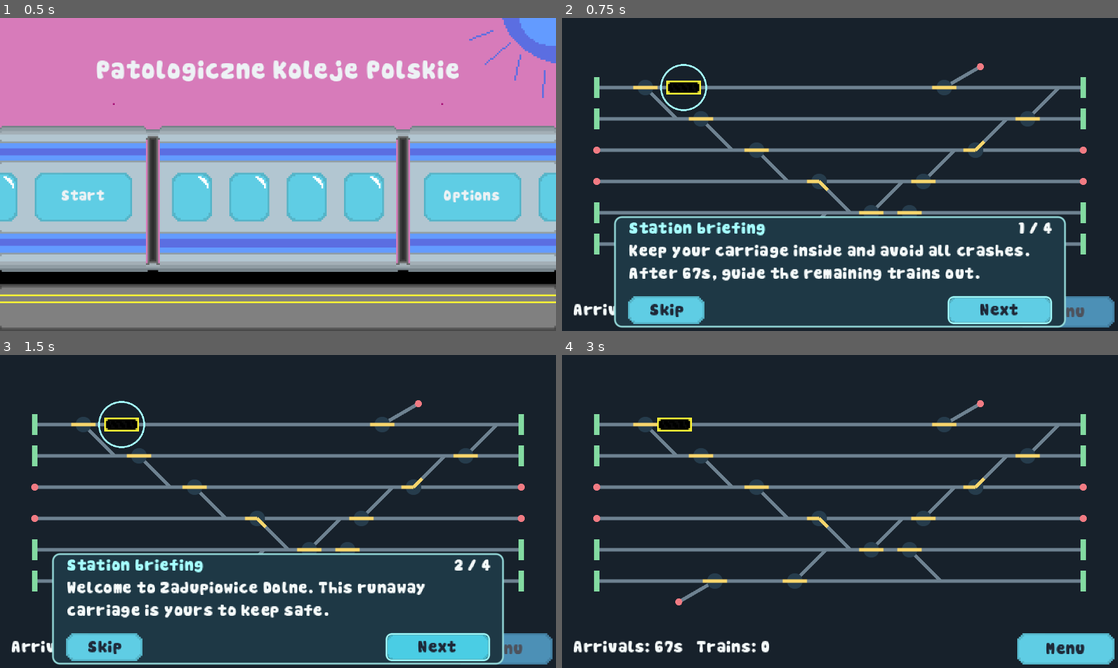
Above: before the commit, frames 1-4 (two rows, left to right).
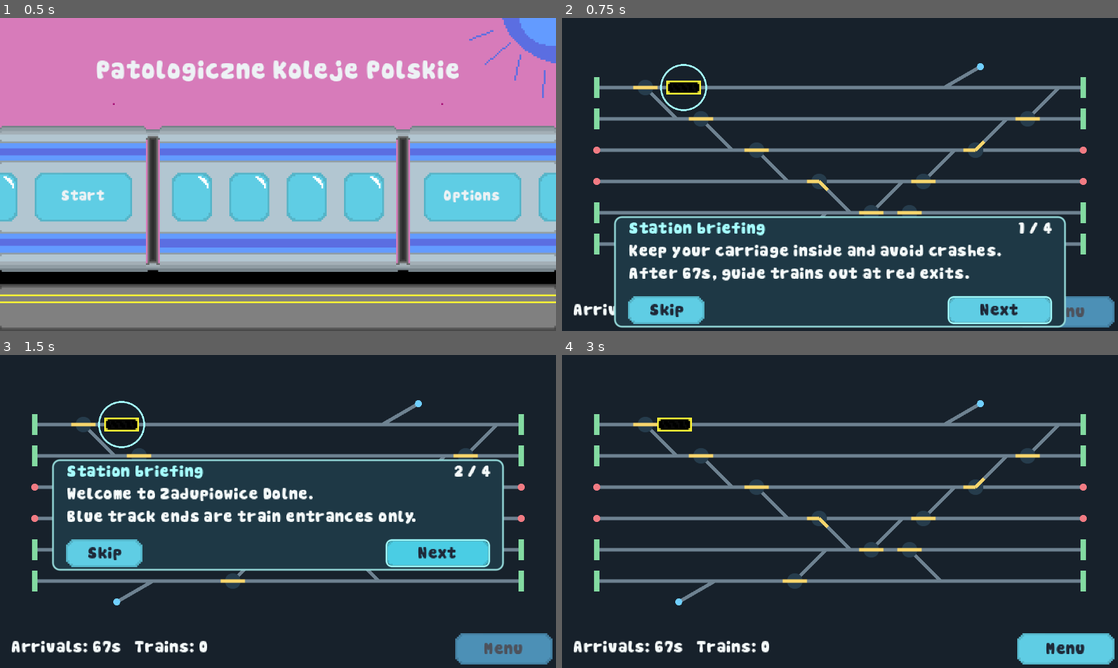
Above: after the commit, the same moments.

Repository: goteusz-maszyk/gierka-dzamik-haven
Game: Godot game, scene res://scene/main_menu.tscn
The game is run twice, just before and just after one commit, with the same random seed, the same clock (stepped at 60 frames per second) and the same inputs. Sound files missing from this copy of the repository are replaced by a short silence.
Inputs:
- Up to frame 1 (0.5 s): no input
- Up to frame 2 (0.75 s): click "Start" at 0.5 s
- Up to frame 3 (1.5 s): click "Next" at 1.25 s
- Up to frame 4 (3 s): click "Next" at 2 s; click "Skip" at 2.75 s

Frame 1 is identical in both runs. In frame 2, 1.3% of the frame differs, in the area x 39-85%, y 14-84%; in frame 3, 51%, in the area x 9-91%, y 14-100%; in frame 4, 0.3%.

Commit message:
Make side approaches entry only

Diff:
--- a/config/cart_prototype.json
+++ b/config/cart_prototype.json
@@ -42,10 +42,10 @@
 	["lower_left_approach_exit", "T6_88"]
   ],
   "buffers": ["T1_left", "T1_right", "T2_left", "T2_right", "T5_left", "T5_right", "T6_left", "T6_right"],
-  "exits": ["T3_left", "T3_right", "T4_left", "T4_right", "upper_right_approach_exit", "lower_left_approach_exit"],
+  "entries": ["T3_left", "T3_right", "T4_left", "T4_right", "upper_right_approach_exit", "lower_left_approach_exit"],
+  "exits": ["T3_left", "T3_right", "T4_left", "T4_right"],
   "switches": {
 	"T1_52": {"ports": ["T1_left", "T1_220", "T2_72"], "initial": 0},
-	"T1_220": {"ports": ["T1_52", "T1_122", "upper_right_approach_exit"], "initial": 0},
 	"T2_52": {"ports": ["T2_72", "T2_122", "T3_72"], "initial": 0},
 	"T2_102": {"ports": ["T2_122", "T2_right", "T1_122"], "initial": 0},
 	"T3_52": {"ports": ["T3_72", "T3_122", "T4_72"], "initial": 0},
@@ -54,10 +54,10 @@
 	"T4_102": {"ports": ["T4_122", "T4_right", "T3_122"], "initial": 0},
 	"T5_52": {"ports": ["T5_102", "T5_right", "T6_left_switch"], "initial": 0},
 	"T5_102": {"ports": ["T5_72", "T5_52", "T4_122"], "initial": 0},
-	"T6_88": {"ports": ["T6_right_switch", "T6_left", "lower_left_approach_exit"], "initial": 0},
 	"T6_right_switch": {"ports": ["T6_88", "T6_left_switch", "T5_122"], "initial": 0}
   },
   "merges": {
+	"T1_220": {"ports": ["T1_52", "T1_122", "upper_right_approach_exit"]},
 	"T1_122": {"ports": ["T1_right", "T1_220", "T2_102"]},
 	"T2_72": {"ports": ["T2_52", "T2_left", "T1_52"]},
 	"T2_122": {"ports": ["T2_102", "T2_52", "T3_102"]},
@@ -67,7 +67,8 @@
 	"T4_122": {"ports": ["T4_102", "T4_52", "T5_102"]},
 	"T5_72": {"ports": ["T5_102", "T5_122", "T4_52"]},
 	"T5_122": {"ports": ["T5_72", "T5_left", "T6_right_switch"]},
-	"T6_left_switch": {"ports": ["T6_right", "T6_right_switch", "T5_52"]}
+	"T6_left_switch": {"ports": ["T6_right", "T6_right_switch", "T5_52"]},
+	"T6_88": {"ports": ["T6_right_switch", "T6_left", "lower_left_approach_exit"]}
   },
   "starts": [
 	{"from": "T1_220", "to": "T1_52", "progress": 150},
@@ -78,7 +79,7 @@
   "visual": {
 	"background": "17212b", "track": "6e8291", "route": "f7d66d",
 	"switch": "263c4c", "locked": "ef8d57", "buffer": "83dba1",
-	"exit": "f17b83",
+	"exit": "f17b83", "entry_only": "70cfff",
 	"track_width": 2.0, "route_width": 2.0,
 	"switch_radius": 4.5, "click_radius": 8.0,
 	"route_arm": 7.0, "buffer_half_width": 6.0,
--- a/config/cart_test_cases.json
+++ b/config/cart_test_cases.json
@@ -11,9 +11,9 @@
   "approach_angle_degrees": 30,
   "approaches": [
     {"exit": "upper_right_approach_exit", "junction": "T1_220", "position": [240.784609691, 28], "junction_position": [220, 40], "row": 0, "side": 1,
-      "reachable_exits": ["lower_left_approach_exit", "T3_right", "T4_right"], "unreachable_exits": ["T3_left", "T4_left"]},
+      "reachable_exits": ["T3_right", "T4_right"], "unreachable_exits": ["T3_left", "T4_left"]},
     {"exit": "lower_left_approach_exit", "junction": "T6_88", "position": [67.215390309, 142], "junction_position": [88, 130], "row": 5, "side": -1,
-      "reachable_exits": ["upper_right_approach_exit", "T3_right", "T4_right"], "unreachable_exits": ["T3_left", "T4_left"]}
+      "reachable_exits": ["T3_right", "T4_right"], "unreachable_exits": ["T3_left", "T4_left"]}
   ],
   "main_through_paths": [
     ["T3_right", "T3_102", "T3_122", "T3_52", "T3_72", "T3_left"],
@@ -22,12 +22,12 @@
   "main_indices": [2, 3],
   "siding_count": 4,
   "buffer_count": 8,
-  "exit_count": 6,
+  "exit_count": 4,
   "total_track_count": 8,
-  "switch_count": 12,
-  "merge_count": 10,
-  "active_route_count": 72,
-  "merge_route_count": 30,
+  "switch_count": 10,
+  "merge_count": 12,
+  "active_route_count": 60,
+  "merge_route_count": 36,
   "removed_nodes": {"upper_left_approach_exit": [83.215390309, 28], "lower_right_approach_exit": [260.784609691, 142], "T1_104": [104, 40], "T6_240": [240, 130]},
   "merged_segments": [["T1_52", "T1_220"], ["T6_right_switch", "T6_left_switch"]],
   "crossover_groups": [
@@ -44,7 +44,6 @@
   "buffer_circuit": ["T1_left", "T1_52", "T2_72", "T2_52", "T3_72", "T3_52", "T4_72", "T4_52", "T5_72", "T5_102", "T5_5 …(279 unchanged characters)…
   "routes": {
     "T1_52": {"T1_left": ["T1_220", "T2_72"], "T1_220": ["T1_left", "T1_left"], "T2_72": ["T1_left", "T1_left"]},
-    "T1_220": {"T1_52": ["T1_122", "upper_right_approach_exit"], "T1_122": ["T1_52", "T1_52"], "upper_right_approach_exit": ["T1_52", "T1_52"]},
     "T2_52": {"T2_72": ["T2_122", "T3_72"], "T2_122": ["T2_72", "T2_72"], "T3_72": ["T2_72", "T2_72"]},
     "T2_102": {"T2_122": ["T2_right", "T1_122"], "T2_right": ["T2_122", "T2_122"], "T1_122": ["T2_122", "T2_122"]},
     "T3_52": {"T3_72": ["T3_122", "T4_72"], "T3_122": ["T3_72", "T3_72"], "T4_72": ["T3_72", "T3_72"]},
@@ -53,10 +52,11 @@
     "T4_102": {"T4_122": ["T4_right", "T3_122"], "T4_right": ["T4_122", "T4_122"], "T3_122": ["T4_122", "T4_122"]},
     "T5_52": {"T5_102": ["T5_right", "T6_left_switch"], "T5_right": ["T5_102", "T5_102"], "T6_left_switch": ["T5_102", "T5_102"]},
     "T5_102": {"T5_72": ["T5_52", "T4_122"], "T5_52": ["T5_72", "T5_72"], "T4_122": ["T5_72", "T5_72"]},
-    "T6_88": {"T6_right_switch": ["T6_left", "lower_left_approach_exit"], "T6_left": ["T6_right_switch", "T6_right_switch"], "lower_left_approach_exit": ["T6_right_switch", "T6_right_switch"]},
     "T6_right_switch": {"T6_88": ["T6_left_switch", "T5_122"], "T6_left_switch": ["T6_88", "T6_88"], "T5_122": ["T6_88", "T6_88"]}
   },
   "merge_routes": {
+    "T1_220": {"T1_52": "T1_122", "T1_122": "T1_52", "upper_right_approach_exit": "T1_52"},
+    "T6_88": {"T6_right_switch": "T6_left", "T6_left": "T6_right_switch", "lower_left_approach_exit": "T6_right_switch"},
     "T1_122": {"T1_right": "T1_220", "T1_220": "T1_right", "T2_102": "T1_right"},
     "T2_72": {"T2_52": "T2_left", "T2_left": "T2_52", "T1_52": "T2_52"},
     "T2_122": {"T2_102": "T2_52", "T2_52": "T2_102", "T3_102": "T2_102"},
--- a/config/traffic_test_cases.json
+++ b/config/traffic_test_cases.json
@@ -13,6 +13,7 @@
     "edges": [["L", "R"], ["C", "J"], ["J", "D"], ["J", "B"]],
     "tracks": [],
     "buffers": ["C", "D", "B"],
+    "entries": ["L", "R"],
     "exits": ["L", "R"],
     "switches": {"J": {"ports": ["C", "D", "B"], "initial": 0}},
     "merges": {},
@@ -22,7 +23,7 @@
   "catch_up": {"from": "T2_52", "to": "T2_122", "leader_progress": 70.0, "follower_progress": 20.0, "leader_speed": 10.0, "follower_speed": 40.0},
   "junction": {"id": "T3_72", "a": "T3_left", "b": "T2_52", "distance": 25.0},
   "rotation": {"from": "T2_52", "node": "T3_72", "blocker_from": "T3_52", "blocker_to": "T3_122", "blocker_progress": 14.0, "gap": 0.01},
-  "warning_rotation": {"from": "T1_52", "node": "T1_220", "entry": "upper_right_approach_exit", "incoming_distance": 26.0, "small_step": 0.0078125},
+  "warning_rotation": {"from": "T1_52", "node": "T1_220", "entry": "upper_right_approach_exit", "approach_length": 31.95, "incoming_distance": 26.0, "small_step": 0.0078125},
   "lock": {"id": "T2_52", "from": "T2_72", "to": "T2_122", "rear_short": 2.0, "rear_long": 12.0},
   "busy_entry": "T3_left",
   "busy_progress": 5.0,
--- a/config/tutorial.tscn
+++ b/config/tutorial.tscn
@@ -50,7 +50,7 @@
 grow_vertical = 2
 mouse_filter = 2
 theme_override_font_sizes/font_size = 9
-text = "Keep your carriage inside and avoid all crashes. After {duration}s, guide the remaining trains out."
+text = "Keep your carriage inside and avoid crashes. After {duration}s, guide trains out at red exits."
 autowrap_mode = 2
 metadata/highlight = "cart"
 metadata/action = "next"
@@ -65,10 +65,11 @@
 grow_vertical = 2
 mouse_filter = 2
 theme_override_font_sizes/font_size = 9
-text = "Welcome to Zadupiowice Dolne. This runaway carriage is yours to keep safe."
+text = "Welcome to Zadupiowice Dolne.\nBlue track ends are train entrances only."
 autowrap_mode = 2
 metadata/highlight = "cart"
 metadata/action = "next"
+metadata/panel_offset_y = -54.0
 
 [node name="Bumpers" type="Label" parent="Panel/Pages"]
 visible = false
--- a/scripts/game.gd
+++ b/scripts/game.gd
@@ -268,6 +268,9 @@
 		draw_line(center - arm, center + arm, Color(v.buffer), v.buffer_width)
 	for id in config.exits:
 		draw_circle(simulation.point(id), v.exit_radius, Color(v.exit))
+	for id in config.entries:
+		if id not in config.exits:
+			draw_circle(simulation.point(id), v.exit_radius, Color(v.entry_only))
 	for id in simulation.switches:
 		var center: Vector2 = simulation.point(id)
 		var color := Color(v.locked if traffic.is_locked(id) else v.switch)
--- a/scripts/traffic_simulation.gd
+++ b/scripts/traffic_simulation.gd
@@ -483,7 +483,7 @@
 		var prefer_threat: bool = reserved_total == 0 or reserved_threats < config.pressure_target_fraction * reserved_total
 		var weights: Array[float] = []
 		var total := 0.0
-		for entry in cart.config.exits:
+		for entry in cart.config.get("entries", cart.config.exits):
 			var pending := false
 			for warning in warnings:
 				if warning.entry == entry:
--- a/scripts/tutorial.gd
+++ b/scripts/tutorial.gd
@@ -16,6 +16,7 @@
 @onready var progress_format: String = progress.text
 @onready var next_text: String = next_button.text
 @onready var goal_format: String = $Panel/Pages/Goal.text
+@onready var panel_top: float = $Panel.position.y
 
 
 func begin(game_scene) -> void:
@@ -90,6 +91,7 @@
 func _show_page() -> void:
 	for index in range(pages.size()):
 		pages[index].visible = index == step
+	$Panel.position.y = panel_top + float(pages[step].get_meta("panel_offset_y", 0.0))
 	var action: String = pages[step].get_meta("action")
 	var can_advance := action != "switch" and not _demo_running
 	next_button.visible = can_advance
--- a/tests/cart_prototype_test.gd
+++ b/tests/cart_prototype_test.gd
@@ -54,11 +54,11 @@
 	var config: Dictionary = sim.config
 	check(config.tracks.size() == cases.track_y.size(), "Exactly six full-length tracks")
 	check(config.buffers.size() == int(cases.buffer_count), "Eight buffers")
-	check(config.exits.size() == int(cases.exit_count), "Six open exits")
+	check(config.exits.size() == int(cases.exit_count), "Four main-track exits")
 	check(config.approach_tracks.size() == cases.approaches.size(), "Two approach tracks")
 	check(config.tracks.size() + config.approach_tracks.size() == int(cases.total_track_count), "Eight total tracks")
-	check(config.switches.size() == int(cases.switch_count), "Twelve active switches")
-	check(config.merges.size() == int(cases.merge_count), "Ten passive merges")
+	check(config.switches.size() == int(cases.switch_count), "Ten active switches")
+	check(config.merges.size() == int(cases.merge_count), "Twelve passive merges")
 	check(sim.switches.size() == config.switches.size(), "Runtime state contains only active switches")
 	sim.restart(0)
 	for id in config.switches:
@@ -107,13 +107,14 @@
 				check(sim.route(id, nodes[i - 1]) == nodes[i + 1], "Straight route continues rightward")
 				check(sim.route(id, nodes[i + 1]) == nodes[i - 1], "Straight route continues leftward")
 	check(siding_count == int(cases.siding_count), "Four complete sidings")
+	var expected_entries := expected_exits.duplicate()
 	for index in range(config.approach_tracks.size()):
 		var approach: Dictionary = config.approach_tracks[index]
 		var expected: Dictionary = cases.approaches[index]
 		check(approach.kind == "approach" and approach.nodes == [expected.exit, expected.junction], "Explicit named angled approach")
 		var end: String = approach.nodes[0]
 		var junction: String = approach.nodes[1]
-		expected_exits.append(end)
+		expected_entries.append(end)
 		covered[end] = true
 		check(sim.point(end).distance_to(Vector2(expected.position[0], expected.position[1])) < cases.epsilon, "Approach exit position: " + end)
 		check(sim.point(junction).distance_to(Vector2(expected.junction_position[0], expected.junction_position[1])) < cases.epsilon, "Approach junction position: " + junction)
@@ -128,13 +129,17 @@
 	expected_exits.sort()
 	var actual_buffers: Array = config.buffers.duplicate()
 	var actual_exits: Array = config.exits.duplicate()
+	var actual_entries: Array = config.entries.duplicate()
 	actual_buffers.sort()
 	actual_exits.sort()
 	check(actual_buffers == expected_buffers, "Both ends of each siding buffered, and no others")
-	check(actual_exits == expected_exits, "Only main and approach ends are open")
+	check(actual_exits == expected_exits, "Only main-track ends are exits")
+	expected_entries.sort()
+	actual_entries.sort()
+	check(actual_entries == expected_entries, "Main and approach ends accept arrivals")
 	for id in config.nodes:
 		var adjacent := neighbors(config, id)
-		if id in config.buffers or id in config.exits:
+		if id in config.buffers or id in config.entries:
 			check(adjacent.size() == 1 and not config.switches.has(id) and not config.merges.has(id), "Terminal has exactly one neighbor and no routing metadata")
 		else:
 			check(adjacent.size() == 3 and config.switches.has(id) != config.merges.has(id), "Every junction has exactly one routing kind")
@@ -244,7 +249,7 @@
 		elif sim.config.merges.has(current):
 			check(cases.merge_routes[current][path[i - 1]] == next, "Fixed merge permits path at " + current)
 		var incoming: Vector2 = sim.heading()
-		var distance: float = sim.edge_length() - sim.progress
+		var distance: float = sim.distance_to_event()
 		var duration: float = (distance + cases.epsilon) / sim.config.speed
 		sim.advance(duration)
 		if small != null:
@@ -280,10 +285,11 @@
 	for approach in cases.approaches:
 		var classified: Array = approach.reachable_exits + approach.unreachable_exits
 		var other_exits: Array = sim.config.exits.duplicate()
-		other_exits.erase(approach.exit)
 		classified.sort()
 		other_exits.sort()
-		check(classified == other_exits, "Reachability fixtures classify every other exit exactly once: " + approach.exit)
+		check(classified == other_exits, "Reachability fixtures classify every exit exactly once: " + approach.exit)
+		for destination in cases.approaches:
+			check(find_path(sim, [approach.exit, approach.junction], destination.exit).is_empty(), "Neither approach is reachable outbound")
 		for target in approach.reachable_exits:
 			var path := find_path(sim, [approach.exit, approach.junction], target)
 			check(not path.is_empty(), "Approach reaches declared exit: %s -> %s" % [approach.exit, target])
@@ -484,14 +490,15 @@
 				check(not sim.is_locked(id), "Rear releases: " + id)
 				check(sim.toggle(id), "Can switch after clearing: " + id)
 				sim.switches[id] = setting
-	check(active_routes == int(cases.active_route_count), "Exactly 72 active route cases")
+	check(active_routes == int(cases.active_route_count), "All active routes covered")
 	check(cases.merge_routes.size() == config.merges.size(), "Independent fixed fixtures cover every merge")
 	var merge_routes := 0
 	for id in config.merges:
 		var ports: Array = config.merges[id].ports
 		check(config.merges[id].keys() == ["ports"], "Passive metadata has ports only: " + id)
 		check(cases.merge_routes[id].size() == ports.size(), "Three fixed entry fixtures: " + id)
-		check(sim.point(ports[0]).x > sim.point(id).x and sim.point(ports[1]).x < sim.point(id).x and sim.point(ports[2]).x < sim.point(id).x, "Passive stem right, straight and branch left: " + id)
+		var stem_side := signf(sim.point(ports[0]).x - sim.point(id).x)
+		check(stem_side != 0.0 and signf(sim.point(ports[1]).x - sim.point(id).x) == -stem_side and signf(sim.point(ports[2]).x - sim.point(id).x) == -stem_side, "Passive stem opposite straight and branch: " + id)
 		for incoming in cases.merge_routes[id]:
 			merge_routes += 1
 			sim.restart(0)
@@ -506,18 +513,17 @@
 			check(incoming_heading.dot(sim.heading()) > 0.0 and incoming_heading.x * sim.heading().x > 0.0, "Passive traversal preserves forward horizontal heading: " + id)
 			check(not sim.is_locked(id) and not sim.rear_locks.has(id) and not sim.toggle(id), "Passive rear contact never creates lock or accepts toggle: " + id)
 			check(sim.switches == before and not sim.switches.has(id), "Passive routing adds no selectable state: " + id)
-	check(merge_routes == int(cases.merge_route_count), "Exactly 30 fixed merge route cases")
+	check(merge_routes == int(cases.merge_route_count), "All fixed merge routes covered")
 	# All eight buffers reflect, including the four not used by starts.
 	for buffer in config.buffers:
 		var neighbor: String = neighbors(config, buffer)[0]
 		sim.restart()
 		place(sim, neighbor, buffer, 0.0)
 		var incoming_heading: Vector2 = sim.heading()
-		var distance: float = sim.edge_length()
-		sim.advance((distance + half) / speed)
+		sim.advance_distance(sim.distance_to_event())
 		check(sim.from_node == buffer and sim.to_node == neighbor, "Buffer reverses direction: " + buffer)
 		check(near(incoming_heading.dot(sim.heading()), -1.0), "Buffer exactly reverses heading: " + buffer)
-		check(near(sim.progress, half), "Buffer carries leftover distance: " + buffer)
+		check(near(sim.progress, half), "Buffer reflects at front contact: " + buffer)
 		check(sim.rear_locks.is_empty(), "Buffer does not leave a stale rear lock: " + buffer)
 		check(sim.is_locked(neighbor) == (config.switches.has(neighbor) and sim.edge_length() - sim.progress <= half), "Buffer return locks only active switch on front contact: " + buffer)
 	# Starts cover exactly the four distinct sidings with production initial routing.
@@ -590,7 +596,7 @@
 		var extent: Vector2
 		if id in config.buffers:
 			extent = Vector2(visual.buffer_width / 2.0, visual.buffer_half_width + visual.buffer_width / 2.0)
-		elif id in config.exits:
+		elif id in config.entries:
 			extent = Vector2.ONE * float(visual.exit_radius)
 		else:
 			extent = Vector2.ONE * maxf(visual.click_radius, maxf(visual.switch_radius, visual.route_arm + visual.route_width / 2.0))
--- a/tests/production_round_test.gd
+++ b/tests/production_round_test.gd
@@ -96,7 +96,7 @@
 		check(r.warnings.size() <= int(data.expected.max_warnings), label + " pending warning limit")
 		counts.max_pending = maxi(counts.get("max_pending", 0), r.warnings.size())
 		for warning in r.warnings:
-			check(warning.entry in r.cart.config.exits, label + " warning uses real entry")
+			check(warning.entry in r.cart.config.entries, label + " warning uses real entry")
 			check(warning.entry not in entries, label + " distinct pending entries")
 			entries.append(warning.entry)
 			check(warning.check_at >= warning.spawn_at, label + " independent retry deadline")
@@ -170,7 +170,7 @@
 	var production = Traffic.new()
 	for key in data.expected:
 		check(production.config[key] == data.expected[key], "Production setting: " + key)
-	check(production.cart.config.exits.size() == 6, "All six real entries available")
+	check(production.cart.config.entries.size() == 6, "All six real entries available")
 	check(production.cart.config.starts.size() == 4, "All four production starts covered")
 	check(data.bulk_delta > production.config.round_duration, "Bulk delta exceeds entire round")
 	check(data.small_step < production.config.retry_interval, "Observation step resolves retry cadence")
--- a/tests/spawn_safety_test.gd
+++ b/tests/spawn_safety_test.gd
@@ -118,7 +118,7 @@
 	sim.config.train.cart_length = geometry.geometry_train_length
 	train_at(sim, rotation.from, rotation.node, 0.0, sim.config.train.speed)
 	train_at(sim, rotation.blocker_from, rotation.blocker_to, rotation.blocker_progress, 0.0)
-	check("lower_left_approach_exit" in sim.cart.config.exits, "Rotation forecast uses a real remote entry")
+	check("lower_left_approach_exit" in sim.cart.config.entries, "Rotation forecast uses a real remote entry")
 	check(not sim._entry_safe("lower_left_approach_exit", sim.config.warning_duration), "Forecast catches node-rotation tangency in existing traffic")
 	sim = Traffic.new()
 	sim.config.spawning_enabled = false
--- a/tests/traffic_test.gd
+++ b/tests/traffic_test.gd
@@ -95,18 +95,18 @@
 	var seen := {}
 	var removed: Dictionary = JSON.parse_string(FileAccess.get_file_as_string("res://config/cart_test_cases.json")).removed_nodes
 	var eligible := []
-	for entry in sim.cart.config.exits:
+	for entry in sim.cart.config.entries:
 		if sim._entry_safe(entry, sim.config.warning_duration):
 			eligible.append(entry)
 	for id in removed:
-		check(id not in eligible and id not in sim.cart.config.exits, "Removed node is not spawn eligible: " + id)
+		check(id not in eligible and id not in sim.cart.config.entries, "Removed node is not spawn eligible: " + id)
 	for draw in range(int(cases.random_draws)):
 		sim.restart()
 		sim.advance(first)
 		check(not removed.has(sim.warnings[0].entry), "Warning never selects a removed entry")
 		seen[sim.warnings[0].entry] = true
-	check(seen.size() == sim.cart.config.exits.size(), "Uniform entry selection reaches all six exits")
-	for entry in sim.cart.config.exits:
+	check(seen.size() == sim.cart.config.entries.size(), "Entry selection reaches all six entrances")
+	for entry in sim.cart.config.entries:
 		sim = fresh()
 		park_cart(sim)
 		sim.config.spawning_enabled = true
@@ -201,7 +201,7 @@
 	sim.config.train.cart_length = cases.geometry_train_length
 	entry = cases.crossing_entry
 	var junction := neighbor(sim, entry)
-	var ports: Array = sim.cart.config.switches[junction].ports
+	var ports: Array = sim.cart.config.merges[junction].ports
 	blocker = train_at(sim, ports[0], junction, 0.0)
 	blocker.progress = blocker.edge_length()
 	blocker.config.cart_width = cases.crossing_blocker_width
@@ -254,8 +254,8 @@
 			check(not sim.is_locked(id) and not sim.toggle(id) and not train.rear_locks.has(id), "Passive merge has no selectable route or rear lock " + id)
 			passive_count += 1
 			sim.trains.clear()
-	check(active_count == int(cart_cases.active_route_count), "All 72 active train combinations advanced")
-	check(passive_count == int(cart_cases.merge_route_count), "All 30 passive train entries advanced")
+	check(active_count == int(cart_cases.active_route_count), "All active train routes advanced")
+	check(passive_count == int(cart_cases.merge_route_count), "All passive train routes advanced")
 	var lock: Dictionary = cases.lock
 	var a = train_at(sim, lock.id, lock.to, 0.0)
 	var b = train_at(sim, lock.id, lock.to, 0.0)
@@ -461,6 +461,14 @@
 	for sim in [big, small]:
 		park_cart(sim)
 		sim.config.train.cart_length = cases.geometry_train_length
+		# Make this an isolated switch-rotation fixture, not an outbound production route.
+		sim.cart.config.switches[data.node] = {"ports": sim.cart.config.merges[data.node].ports, "initial": 1}
+		sim.cart.config.merges.erase(data.node)
+		sim.cart.config.exits.append(data.entry)
+		var junction_point: Vector2 = sim.cart.point(data.node)
+		var approach_direction: Vector2 = junction_point.direction_to(sim.cart.point(data.entry))
+		var entry_point := junction_point + approach_direction * float(data.approach_length)
+		sim.cart.config.nodes[data.entry] = [entry_point.x, entry_point.y]
 		var moving = train_at(sim, data.from, data.node, 0.0)
 		moving.progress = moving.edge_length() - data.incoming_distance
 		sim.cart.switches[data.node] = 1
@@ -474,9 +482,12 @@
 	# Binary-exact substeps isolate simultaneous rotation/expiry from accumulated progress rounding.
 	small_advance(small, duration, data.small_step)
 	check(not big.lost and big.trains.size() == 1 and big.warnings.size() == 1, "Node rotation blocks simultaneous warning expiry before spawning")
-	check(near(big.elapsed, duration) and near(big.warnings[0].remaining, 0.0), "Warning expires exactly at the rotation event")
-	check(big.trains[0].from_node == data.node and big.trains[0].to_node == data.entry, "Fixture actually rotates onto the surviving approach")
-	check(not big._footprint_clear(big._entry_train(data.entry)), "Rotated footprint actually blocks the simultaneous spawn")
+	if big.warnings.size() == 1:
+		check(near(big.elapsed, duration) and near(big.warnings[0].remaining, 0.0), "Warning expires exactly at the rotation event")
+		check(near(big.warnings[0].check_at, duration + big.config.retry_interval), "Blocked warning is rescheduled at the rotation event")
+	if big.trains.size() == 1:
+		check(big.trains[0].from_node == data.node and big.trains[0].to_node == data.entry, "Fixture actually rotates onto the test branch")
+		check(not big._footprint_clear(big._entry_train(data.entry)), "Rotated footprint actually blocks the simultaneous spawn")
 	compare(big, small, "Warning/rotation simultaneous boundary")
 
 
--- a/tests/ui_test.gd
+++ b/tests/ui_test.gd
@@ -65,7 +65,7 @@
 	check(game.traffic.warnings.size() == 2 and game.traffic.trains.is_empty(), "First real scheduler event exposes two pending warnings")
 	var pending: Array = game.traffic.warnings.duplicate(true)
 	for warning in pending:
-		check(warning.entry in game.simulation.config.exits and warning.remaining > 0.0 and warning.spawn_at == warning.check_at, "Visible warning data names a real entry and future arrival")
+		check(warning.entry in game.simulation.config.entries and warning.remaining > 0.0 and warning.spawn_at == warning.check_at, "Visible warning data names a real entry and future arrival")
 	if pending.size() == 2:
 		check(pending[0].entry != pending[1].entry and pending[0].spawn_at < pending[1].spawn_at, "Both warnings have independent entries and staggered arrivals")
 	if DisplayServer.get_name() != "headless":
Not shown, changed: DESIGN.md
